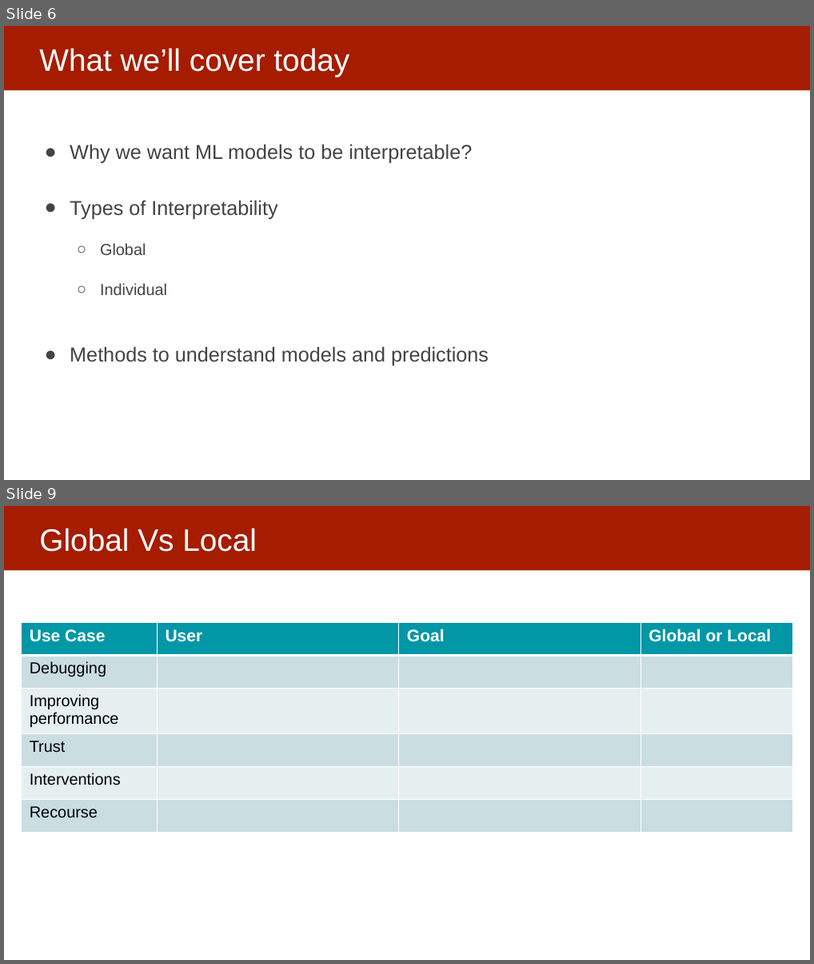
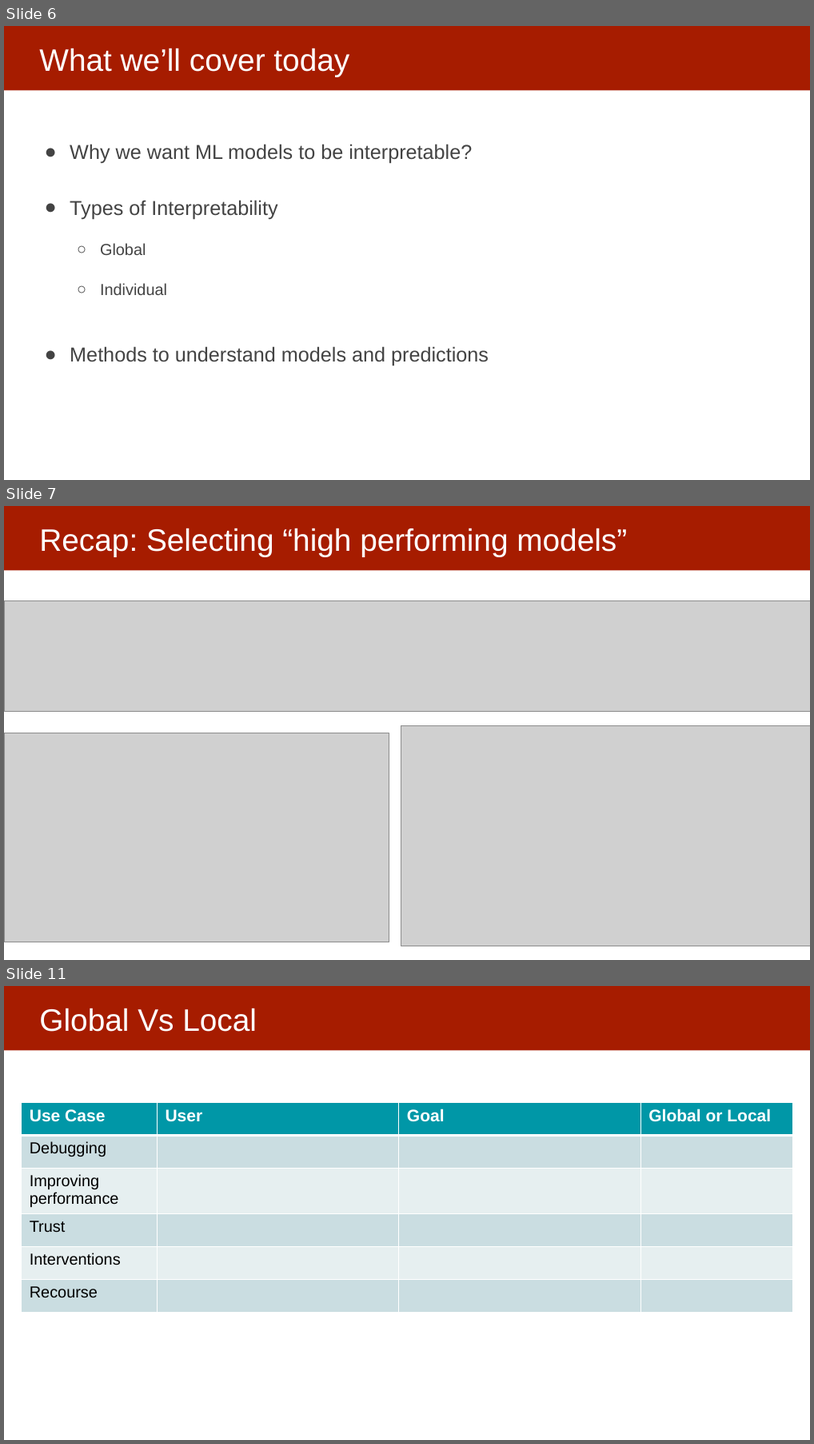
Before and after one commit to dssg/mlforpublicpolicylab, a slide deck: Lectures/16-interpretability-part-1.pptx. Shown one above the other, each under a label of ours: slides 6 and 9 before the commit, slides 6, 7 and 11 after it; the slides between them are not shown. The pictures are 814x964 and 814x1444 pixels, drawn with LibreOffice and Linux fonts; fonts in the diff are those of the drawing; grey boxes stand for pictures. Boxes give left, top, right and bottom in pixels: in the first picture for what was removed or moved away, otherwise in the second. Text is boxed around its words. In the diff, an @@ line names an element or a change of style, - is before the commit and + after.

```diff
--- a/Lectures/16-interpretability-part-1.pptx
+++ b/Lectures/16-interpretability-part-1.pptx
@@ slide 7 added at bbox=[4, 506, 810, 960], background #FFFFFF; not listed: 1 template element that a slide beside it also shows @@
@@ title added at bbox=[39, 528, 627, 556], 37 pt, text #FFFFFF @@
+Recap: Selecting “high performing models”
@@ picture added at bbox=[4, 600, 810, 712] @@
@@ picture added at bbox=[4, 733, 390, 942] @@
@@ picture added at bbox=[401, 726, 810, 946] @@
@@ what was slide 9 is now slide 11 @@
```
Also in this commit, not shown: 6 slides changed, 2 other slides added, 1 slide removed.
